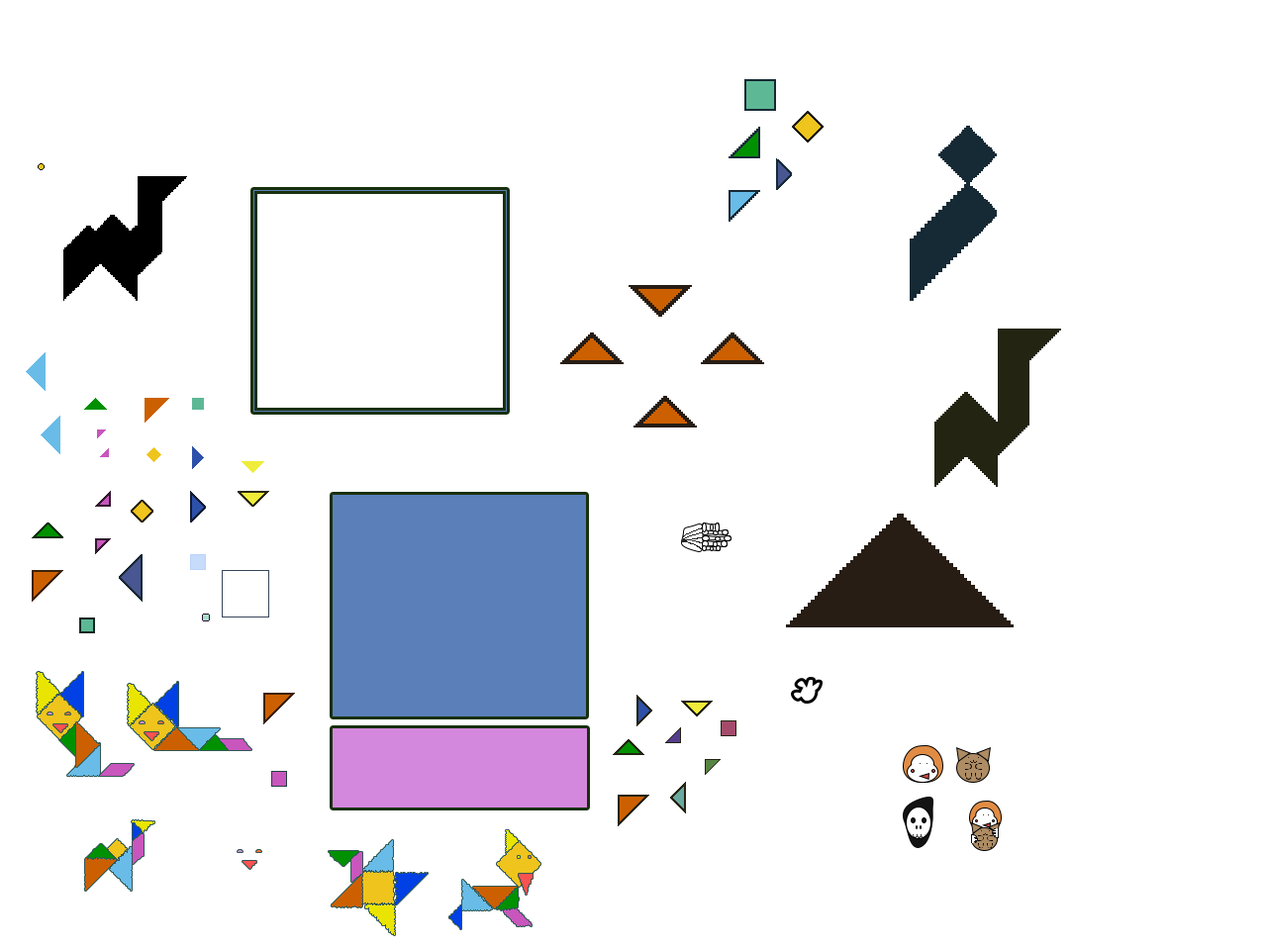
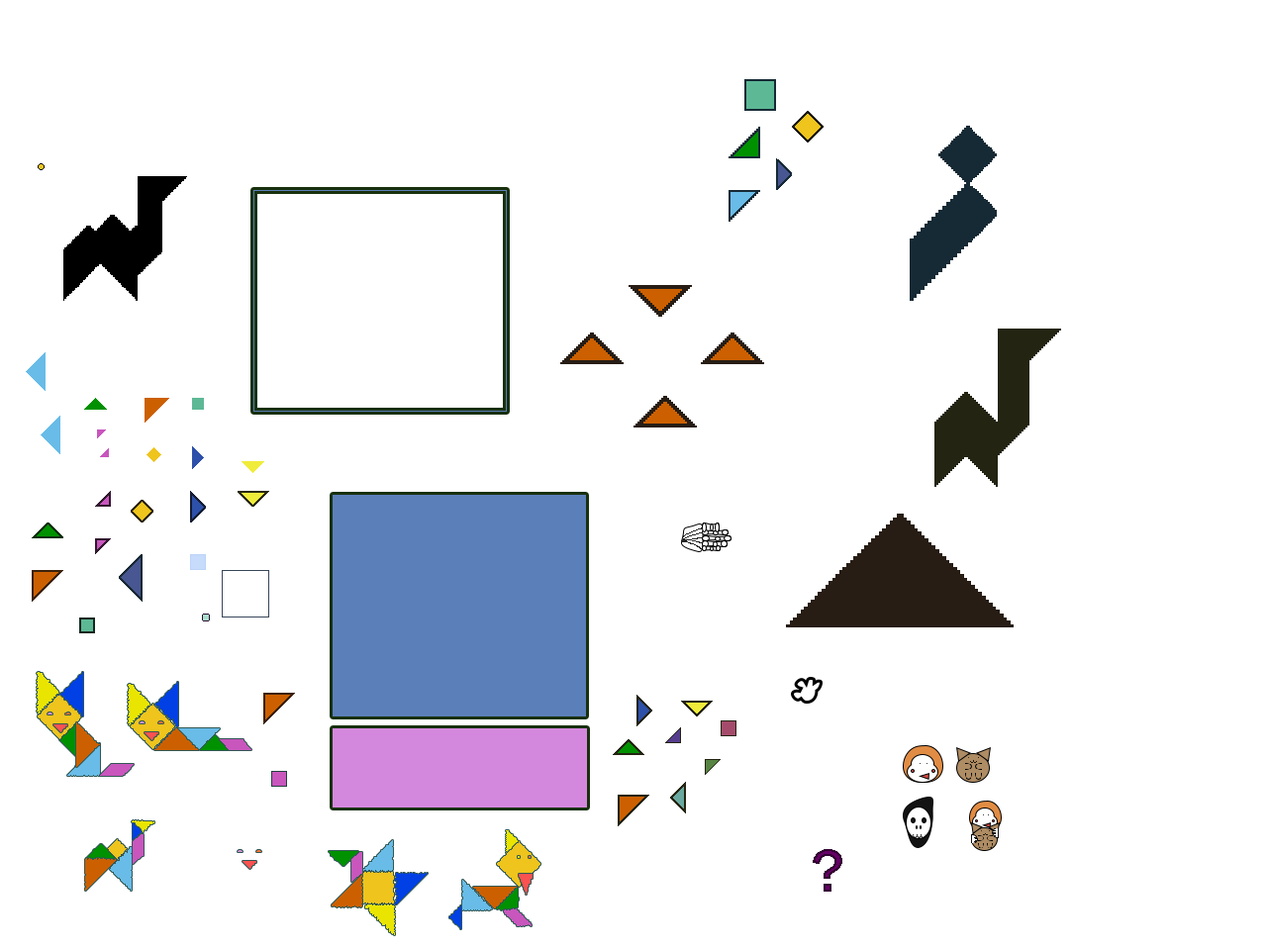
The second w=1267, h=950 image is a revision of the first. Changes to its layers:
added layer "?" above "Прямоугольник 4 копия 6" over (x1=812, y1=849, x2=843, y2=892)
